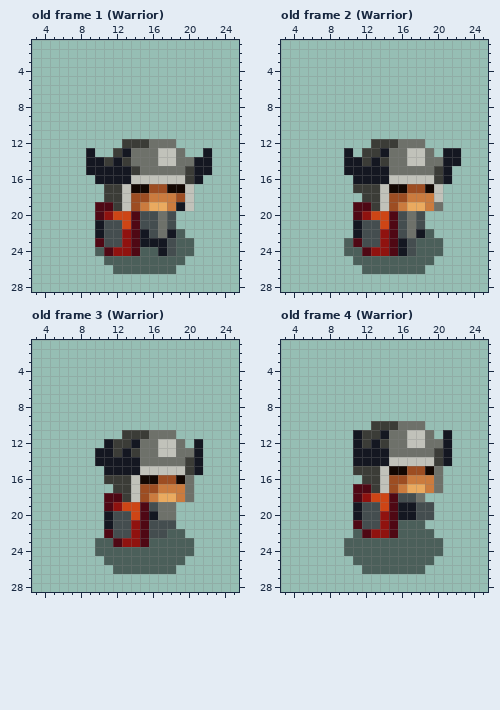
Two versions of one pixel-art file, Untitled/Player/Player.aseprite. That is the earlier state.
32x32 pixels, 16 frames. Shown: old frame 1 (Warrior): x 3..25, y 1..28; old frame 2 (Warrior): x 3..25, y 1..28; old frame 3 (Warrior): x 3..25, y 1..28; old frame 4 (Warrior): x 3..25, y 1..28. The commit also changed other frames, which this record leaves out.
And afterwards:
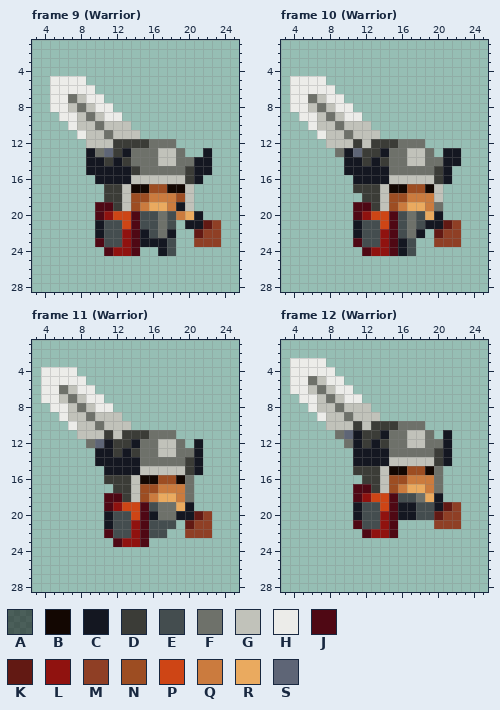
Palette (. is transparent): A #00000080  B #130702  C #141721  D #3b3c37  E #444d4f  F #6e716a  G #c1c2ba  H #ecece9  J #4f0814  K #621913  L #90120f  M #8f3f25  N #9d4d22  P #ce4515  Q #cb7b3e  R #eaaa5f  S #5e6576
A new or re-ordered frame is compared with the old frame closest to it.
Edits made:
layer "Shadow" now hidden
layer "Weapon" now shown
frames re-ordered
--- frame 9 (Warrior) against old frame 1 (Warrior)
@@ x 3..16 @@
  4 ..............
- 5 ..............
- 6 ..............
- 7 ..............
- 8 ..............
- 9 ..............
-10 ..............
-11 ..............
-12 ..........DDDF
-13 ......C..DCFFF
+ 5 ..HHHH........
+ 6 ..HHHHH.......
+ 7 ..HHFGHH......
+ 8 ..HHGFGHH.....
+ 9 ...HHGFGHH....
+10 ....HGGFGGG...
+11 .....HGGFGGG..
+12 ......GGGDDDDF
+13 ......CFSDCFFF
 14 ......CCDCDFFF
@@ x 3..25 @@
 19 .......JJDGNQRRQCG.....
-20 .......JLPPJEEFE.......
-21 .......CEEPJEEFE.......
-22 .......CEELJCEFCA......
-23 .......JEELJCCCEAA.....
-24 .......AJLLJAACEAA.....
-25 ........AAAAAAAAA......
-26 .........AAAAAAA.......
+20 .......JLPPJEEFEQRC....
+21 .......CEEPJEEFE.CCKM..
+22 .......CEELJCEFC..KMM..
+23 .......JEELJCCCE..MMM..
+24 ........JLLJ..CE.......
+25 .......................
+26 .......................
 27 .......................
--- frame 10 (Warrior) against old frame 2 (Warrior)
@@ x 3..15 @@
  4 .............
- 5 .............
- 6 .............
- 7 .............
- 8 .............
- 9 .............
-10 .............
-11 .............
-12 ..........DDD
-13 .......C.DDCF
+ 5 .HHHH........
+ 6 .HHHHH.......
+ 7 .HHFGHH......
+ 8 .HHGFGHH.....
+ 9 ..HHGFGHH....
+10 ...HGGFGGG...
+11 ....HGGFGGG..
+12 .....GGGDGDDD
+13 ......FCSDDCF
 14 .......CCDCDF
@@ x 3..25 @@
 19 ........JJDGNQRRQF.....
-20 ........JLPPJEFE.......
-21 ........CEEPJEFE.......
-22 ........CEELJEFCA......
-23 .......AJEELJCEAAA.....
-24 .......AAJLLJCEAAA.....
-25 ........AAAAAAAAA......
-26 .........AAAAAAA.......
+20 ........JLPPJEFERC.....
+21 ........CEEPJEFECCKM...
+22 ........CEELJEFC.KMM...
+23 ........JEELJCE..MMM...
+24 .........JLLJCE........
+25 .......................
+26 .......................
 27 .......................
--- frame 11 (Warrior) against old frame 3 (Warrior)
@@ x 3..15 @@
  3 .............
- 4 .............
- 5 .............
- 6 .............
- 7 .............
- 8 .............
- 9 .............
-10 .............
-11 ..........DDD
-12 ........CDDCF
+ 4 .HHHH........
+ 5 .HHHHH.......
+ 6 .HHFGHH......
+ 7 .HHGFGHH.....
+ 8 ..HHGFGHH....
+ 9 ...HGGFGGG...
+10 ....HGGFGGG..
+11 .....GGGDGDDD
+12 ......FSCDDCF
 13 .......CCDCDF
@@ x 3..25 @@
 18 ........JJDGNQRRQF.....
-19 ........JLPPJEFF.......
-20 ........CEEPJCFF.......
-21 ........CEELJEEE.......
-22 ........JEELJEEAA......
-23 .......AAJLLJAAAAA.....
-24 .......AAAAAAAAAAA.....
-25 ........AAAAAAAAA......
-26 .........AAAAAAA.......
+19 ........JLPPJEFFRC.....
+20 ........CEEPJCFFCCKM...
+21 ........CEELJEEE.KMM...
+22 ........JEELJEE..MMM...
+23 .........JLLJ..........
+24 .......................
+25 .......................
+26 .......................
 27 .......................
--- frame 12 (Warrior) against old frame 4 (Warrior)
@@ x 3..15 @@
  2 .............
- 3 .............
- 4 .............
- 5 .............
- 6 .............
- 7 .............
- 8 .............
- 9 .............
-10 ..........DDD
-11 ........CDDCF
-12 ........CDCDF
+ 3 .HHHH........
+ 4 .HHHHH.......
+ 5 .HHFGHH......
+ 6 .HHGFGHH.....
+ 7 ..HHGFGHH....
+ 8 ...HGGFGGG...
+ 9 ....HGGFGGG..
+10 .....GGGDGDDD
+11 ......FSCDDCF
+12 .......FCDCDF
 13 ........CCCCF
@@ x 3..25 @@
 17 ........JJDGNQRRQF.....
-18 ........JLPPJEEF.......
-19 ........CEEPJCCEE......
-20 ........CEELJCCEE......
-21 ........JEELJAAA.......
-22 ........AJLLJAAAA......
-23 .......AAAAAAAAAAA.....
-24 .......AAAAAAAAAAA.....
-25 ........AAAAAAAAA......
-26 .........AAAAAAA.......
+18 ........JLPPJEEFRC.....
+19 ........CEEPJCCEECKM...
+20 ........CEELJCCEEKMM...
+21 ........JEELJ....MMM...
+22 .........JLLJ..........
+23 .......................
+24 .......................
+25 .......................
+26 .......................
 27 .......................
Changed places in both pictures, as pixel boxes (x1, y1, x2, y2):
added: (50, 76, 140, 157)
changed: (95, 211, 221, 274)
added: (290, 76, 380, 157)
changed: (344, 211, 461, 274)
added: (41, 367, 131, 448)
changed: (95, 502, 212, 574)
added: (290, 358, 380, 448)
changed: (344, 493, 461, 574)
